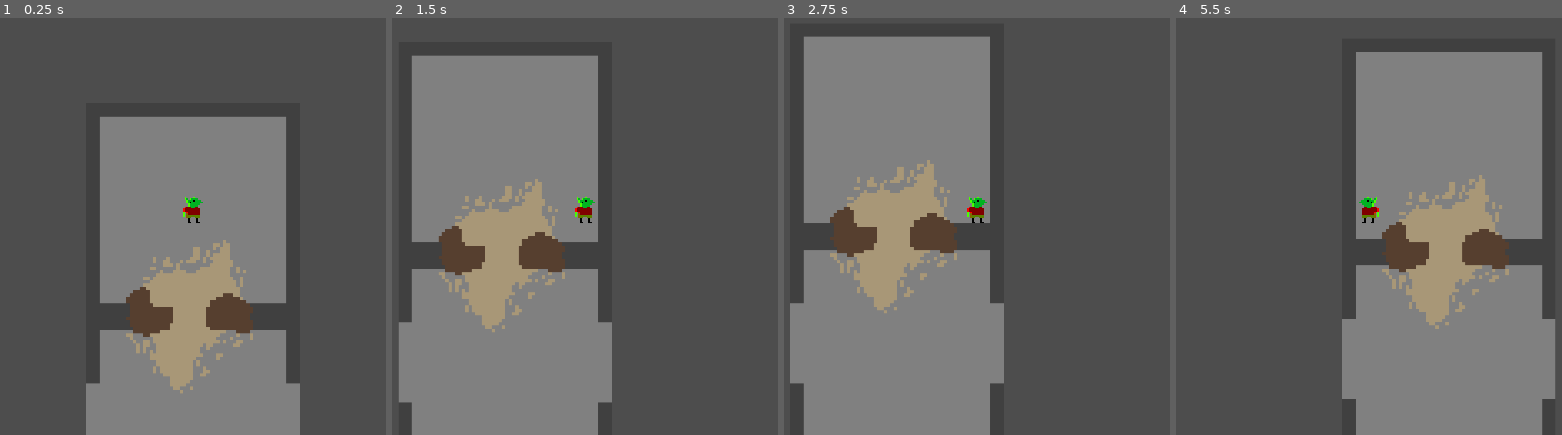
Above: before the commit, frames 1-4 (left to right).
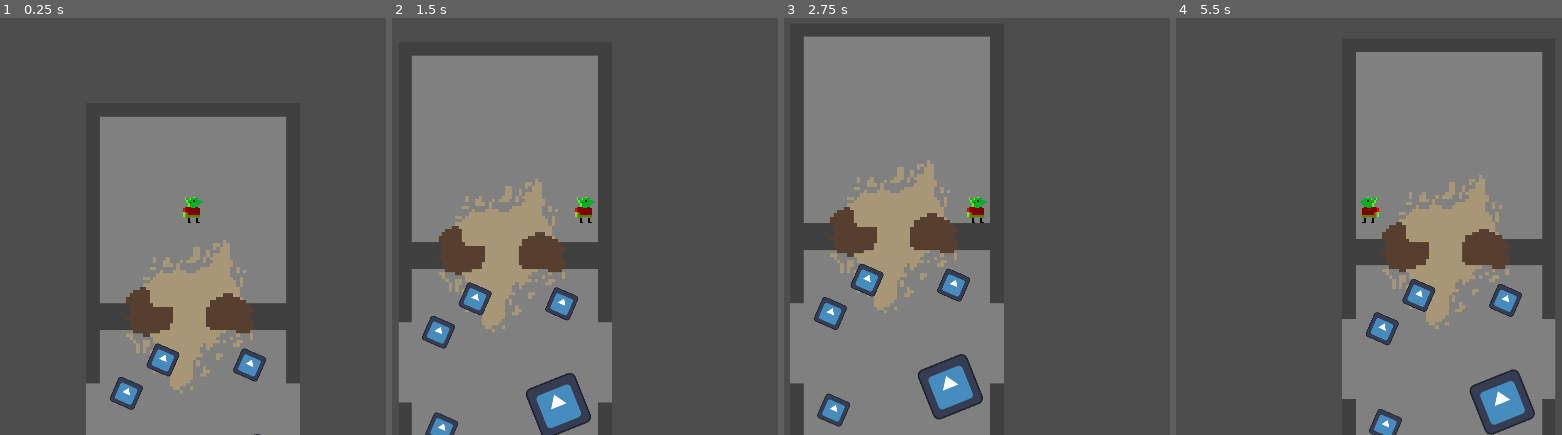
Above: after the commit, the same moments.

Repository: nporposoft/loot-goblin
Game: Godot game, scene res://test_dungeon.tscn
The game is run twice, just before and just after one commit, with the same random seed, the same clock (stepped at 60 frames per second) and the same inputs. The engine's default icon, where the game draws it, is replaced by a stand-in: a white triangle on a blue panel in a dark square.
Inputs (mouse positions are in pixels of both pictures, inside the frame that each line leads up to):
- Up to frame 1 (0.25 s): no input
- Up to frame 2 (1.5 s): tap Enter at 0.5 s; move the mouse to (762, 188) at 0.52 s; hold D (move_right) 0.53-1.28 s; tap Shift (dodge) at 0.6 s; tap Space at 1.25 s; move the mouse to (426, 230) at 1.27 s; hold S (move_down) from 1.28 s (still down); right-click (426, 230) at 1.35 s
- Up to frame 3 (2.75 s): tap Enter at 2 s; move the mouse to (1058, 109) at 2.02 s; release S (move_down) at 2.03 s; hold D (move_right) from 2.03 s (still down); click (1058, 109) at 2.1 s
- Up to frame 4 (5.5 s): tap Space at 2.75 s; move the mouse to (1330, 301) at 2.77 s; release D (move_right) at 2.78 s; hold W (move_up) 2.78-3.53 s; tap Shift (dodge) at 2.85, 5.1 s; move the mouse to (outside the picture) at 3.52 s; hold A (move_left) 3.53-5.03 s; right-click (outside the picture) at 3.6 s; move the mouse to (outside the picture) at 4.27 s; click (outside the picture) at 4.35 s; tap Enter at 5 s; move the mouse to (1407, 209) at 5.02 s; hold S (move_down) from 5.03 s (still down)

The runs differ from the first frame. In frame 1, 1.3% of the frame differs, in the area x 28-69%, y 77-100%; in frame 2, 3.4%; in frame 3, 3.5%, in the area x 7-52%, y 58-99%; in frame 4, 3.5%.

Commit message:
move test objects

Diff:
--- a/test_dungeon.tscn
+++ b/test_dungeon.tscn
@@ -88,12 +88,27 @@
 position = Vector2(64, 64)
 
 [node name="Diamond" parent="World" instance=ExtResource("4_d8tm3")]
-position = Vector2(881.0001, 497.00003)
+position = Vector2(23.999989, 174)
+rotation = 0.41302407
+item_data = SubResource("Resource_isiae")
+
+[node name="Diamond2" parent="World" instance=ExtResource("4_d8tm3")]
+position = Vector2(98, 157.00002)
+rotation = 0.41302407
+item_data = SubResource("Resource_isiae")
+
+[node name="Diamond3" parent="World" instance=ExtResource("4_d8tm3")]
+position = Vector2(25.999998, 232.00003)
+rotation = 0.41302407
+item_data = SubResource("Resource_isiae")
+
+[node name="Diamond4" parent="World" instance=ExtResource("4_d8tm3")]
+position = Vector2(46, 154.00002)
 rotation = 0.41302407
 item_data = SubResource("Resource_isiae")
 
 [node name="Bucket" parent="World" instance=ExtResource("8_isiae")]
-position = Vector2(949, 525.99994)
+position = Vector2(95.99988, 217.99988)
 rotation = -0.38087726
 item_data = SubResource("Resource_4qov3")
 
